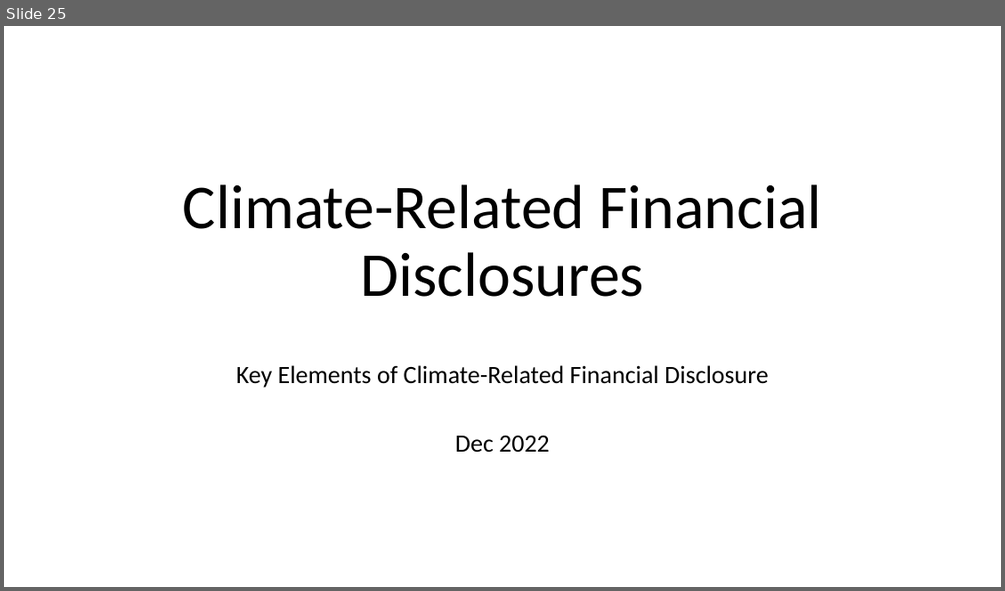
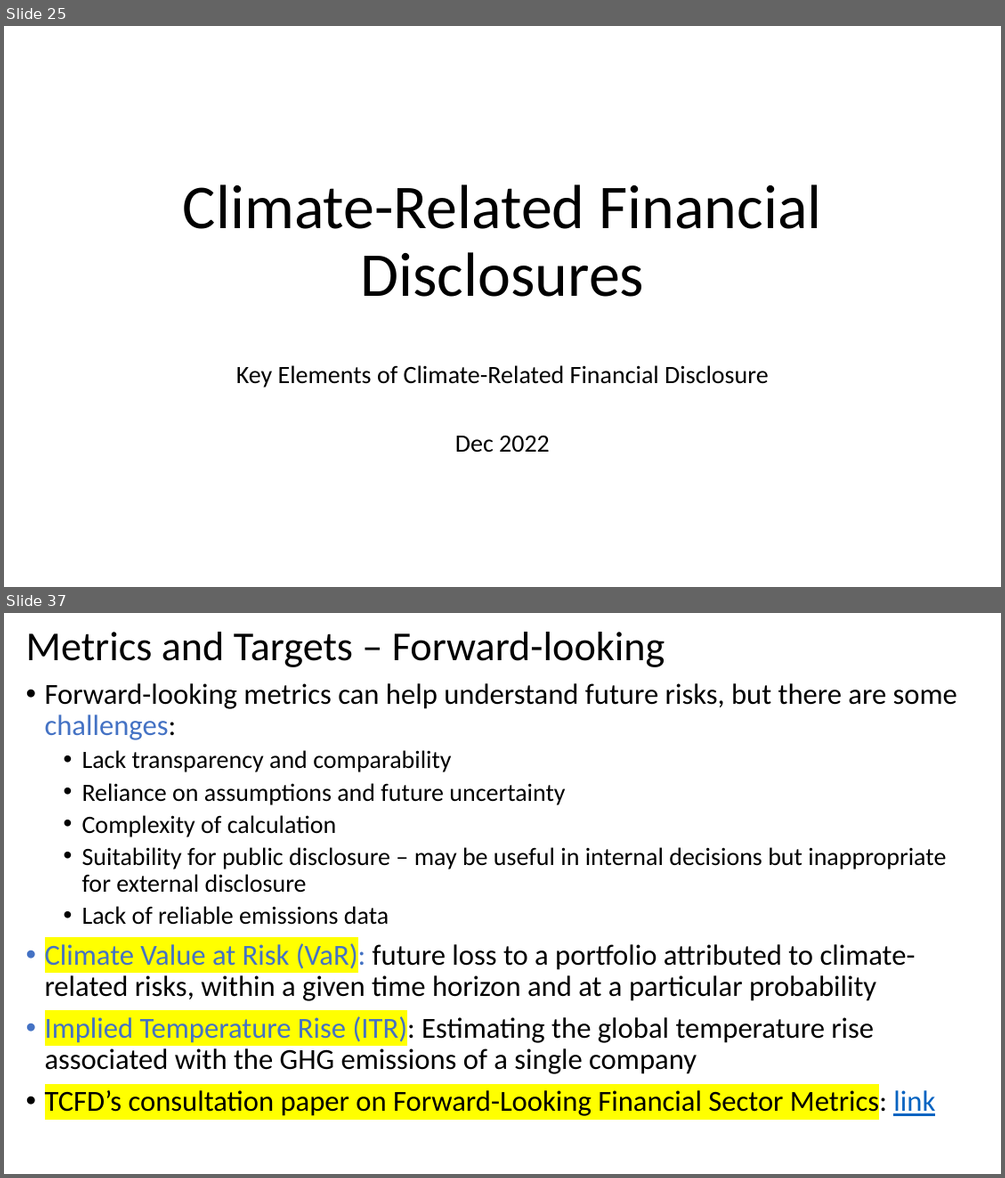
Before and after one commit to gowestyang/finance, a slide deck: 2022_tcfd-knowledge-hub/202212_tcfd-knowledge-hub.pptx. Shown one above the other, each under a label of ours: slide 25 before the commit, slides 25 and 37 after it; the slides between them are not shown. The pictures are 1005x591 and 1005x1178 pixels, drawn with LibreOffice and Linux fonts; fonts in the diff are those of the drawing. Boxes give left, top, right and bottom in pixels: in the first picture for what was removed or moved away, otherwise in the second. Text is boxed around its words. In the diff, an @@ line names an element or a change of style, - is before the commit and + after.

```diff
--- a/2022_tcfd-knowledge-hub/202212_tcfd-knowledge-hub.pptx
+++ b/2022_tcfd-knowledge-hub/202212_tcfd-knowledge-hub.pptx
@@ slide 37 added at bbox=[4, 613, 1001, 1174], background #FFFFFF @@
@@ title added at bbox=[26, 632, 665, 667], 39.6 pt, text #000000 @@
+Metrics and Targets – Forward-looking
@@ text added at bbox=[45, 683, 957, 1119], 28 pt, text #000000 @@
+• Forward-looking metrics can help understand future risks, but there are some challenges:
+  • Lack transparency and comparability
+  • Reliance on assumptions and future uncertainty
+  • Complexity of calculation
+  • Suitability for public disclosure – may be useful in internal decisions but inappropriate for external disclosure
+  • Lack of reliable emissions data
+• Climate Value at Risk (VaR): future loss to a portfolio attributed to climate-related risks, within a given time horizon and at a particular probability
+• Implied Temperature Rise (ITR): Estimating the global temperature rise associated with the GHG emissions of a single company
+• TCFD’s consultation paper on Forward-Looking Financial Sector Metrics: link
```
Also in this commit, not shown: 2 slides changed, 16 other slides added, 2 slides removed, 1 other file.
